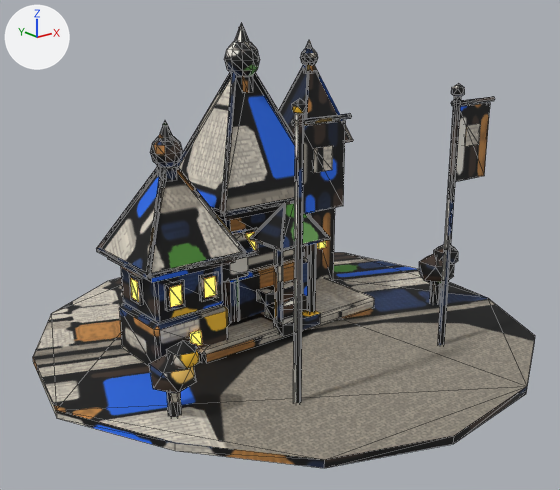
The glTF model game/assets/models/residence_dl3_blue.glb, before and after one commit.
Both versions are drawn from a 50 mm lens placed at (-1.532, -1.913, 1.061), pointed at (-0.051, -0.062, 0.321). The lights are fixed; the arrows at upper left show +X, +Y and +Z. The picture after the commit comes second. Mesh edges are drawn as thin lines. Vertices at exactly the same position are counted once.

Names of what the first picture shows: 'residence_dl3_blue'.
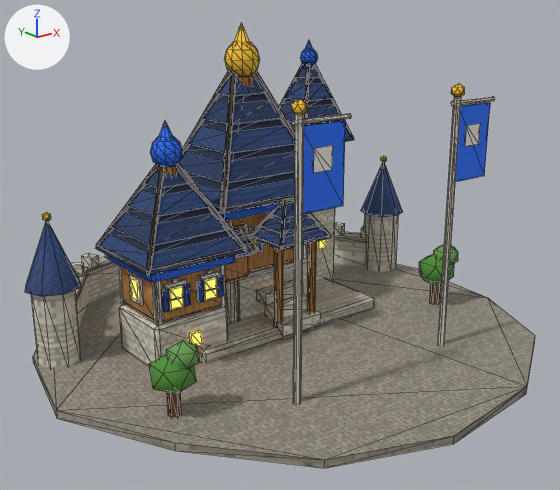
Pixel boxes (x1, y1, x2, y2) of what changed, in the pictures (560 x 490 px):
'residence_dl3_blue', reshaped
    before: (33, 23, 535, 468)
    after: (25, 23, 535, 468)
part 1 of me_m, added
    after: (257, 241, 263, 252)
part 2 of me_m, added
    after: (162, 289, 170, 312)
part 3 of me_m, added
    after: (184, 283, 191, 306)
part 4 of me_m, added
    after: (171, 277, 179, 283)
part 5 of me_m, added
    after: (197, 280, 204, 303)
part 6 of me_m, added
    after: (217, 275, 224, 297)
part 7 of me_m, built on
    before: (97, 64, 353, 311)
    after: (25, 63, 403, 368)
part 8 of me_m, surface changed
    both: (33, 23, 535, 468)

The change, as a diff of the scene's bpy script:
```diff
--- a/game/assets/models/residence_dl3_blue.glb.py
+++ b/game/assets/models/residence_dl3_blue.glb.py
@@ me_m @@
 # used by ob_residence_dl3_blue; location = (0.0, 0.0, 0.0)
-me_m.from_pydata(...)  # 1402 vertices, 2304 faces; spans x -0.84..0.8, y -0.83..0.8, z -0.01..1.0
+me_m.from_pydata(...)  # 2500 vertices, 3606 faces; spans x -0.84..0.8, y -0.83..0.8, z -0.01..1.0
+# me_m part 1: a new loose piece, a box spanning x -0.0568..-0.0376, y 0.046..0.054, z 0.2704..0.3364, in mat_baked (picture img_bake)
+# me_m part 2: a new loose piece, a box spanning x -0.485..-0.4658, y -0.0664..-0.0584, z 0.2022..0.2682, in mat_baked (picture img_bake)
+# me_m part 3: a new loose piece, a box spanning x -0.4138..-0.3946, y -0.0664..-0.0584, z 0.2022..0.2682, in mat_baked (picture img_bake)
+# me_m part 4: a new loose piece, a box spanning x -0.45..-0.43, y -0.066..-0.054, z 0.283..0.295, in mat_baked (picture img_bake)
+# me_m part 5: a new loose piece, a box spanning x -0.3654..-0.3462, y -0.0664..-0.0584, z 0.2022..0.2682, in mat_baked (picture img_bake)
+# me_m part 6: a new loose piece, a box spanning x -0.2942..-0.275, y -0.0664..-0.0584, z 0.2022..0.2682, in mat_baked (picture img_bake)
+# me_m part 7: 86 vertices moved from x -0.55..0.46, y -0.13..0.39, z 0.21..0.88 to x -0.55..0.47, y -0.14..0.4, z 0.21..0.88; 221 vertices removed from x -0.55..0.46, y -0.13..0.39, z 0.27..0.88; 1191 vertices added at x -0.78..0.78, y -0.14..0.8, z 0.0..0.89
+# me_m part 8: 1753 kept faces spanning x -0.84..0.8, y -0.83..0.8, z -0.01..1.0 get new texture (UV) coordinates
+# other edits to the shape of me_m do not show in these pictures
 me_m.materials.append(mat_baked)
```
